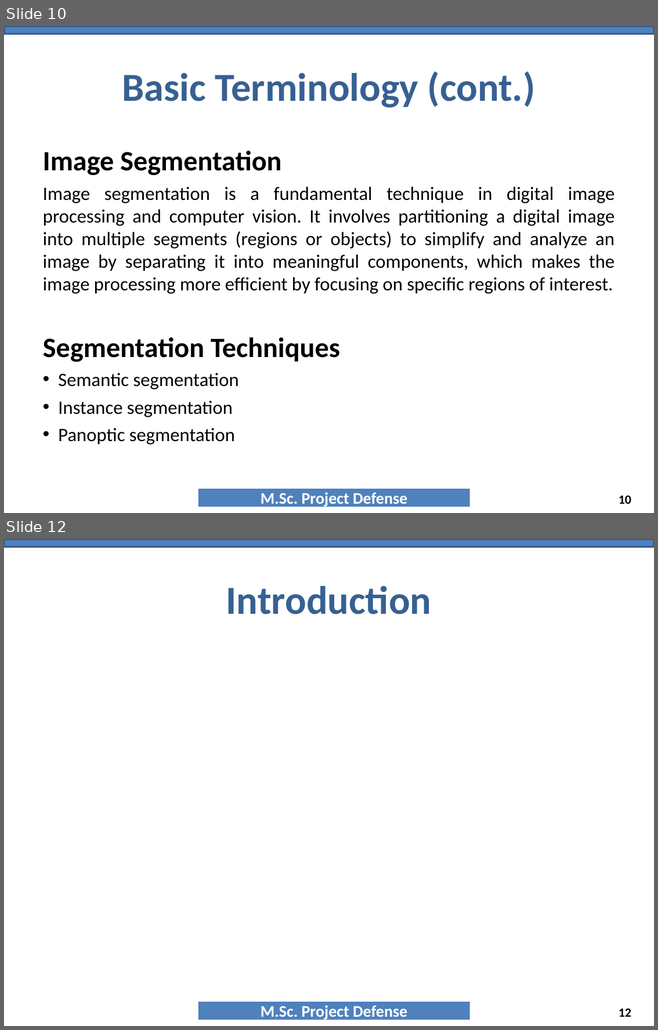
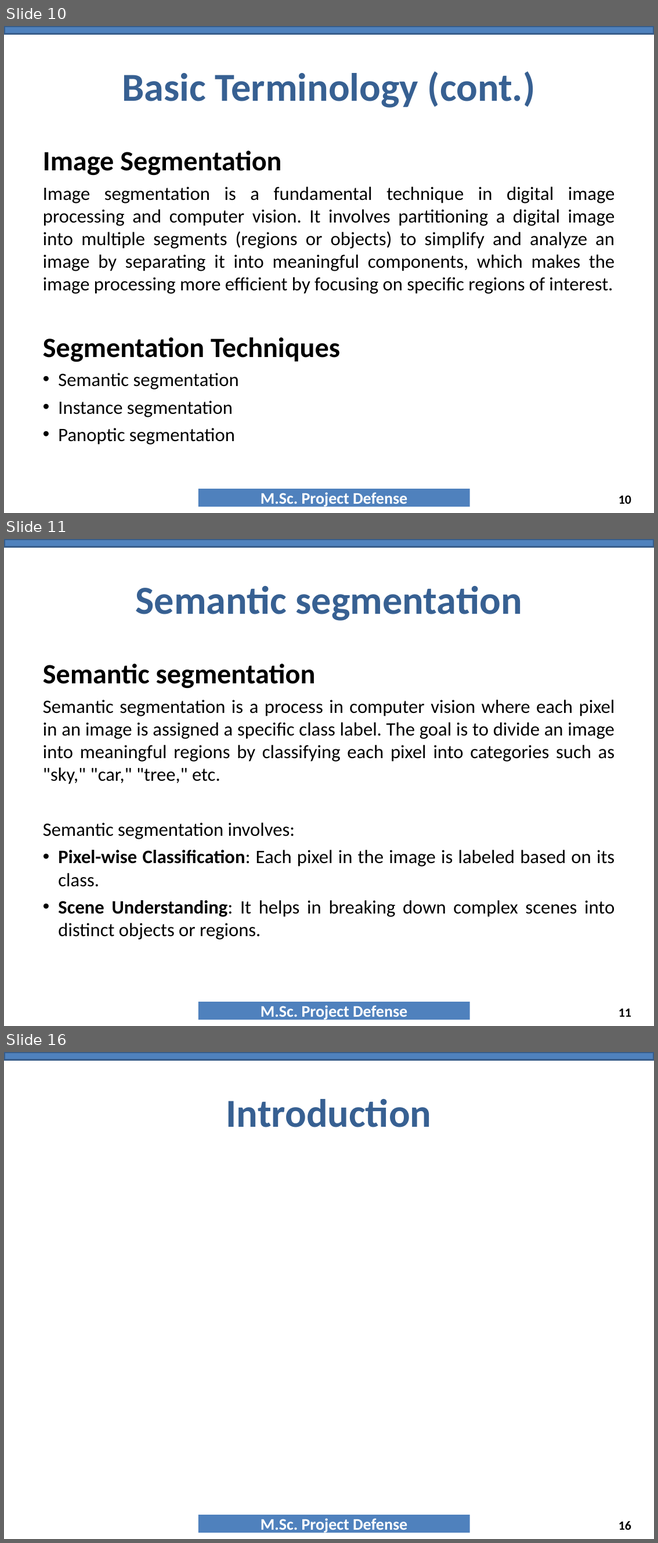
Before and after one commit to NAYANCSE27/msc-project, a slide deck: 9_PresentationTemplate_MscProject_CSE-057443.ppt. Shown one above the other, each under a label of ours: slides 10 and 12 before the commit, slides 10, 11 and 16 after it; the slides between them are not shown. The pictures are 658x1030 and 658x1543 pixels, drawn with LibreOffice and Linux fonts; fonts in the diff are those of the drawing; background and template pictures are left out. Boxes give left, top, right and bottom in pixels: in the first picture for what was removed or moved away, otherwise in the second. Text is boxed around its words. In the diff, an @@ line names an element or a change of style, - is before the commit and + after.

Commit message:
added some files

```diff
--- a/9_PresentationTemplate_MscProject_CSE-057443.ppt
+++ b/9_PresentationTemplate_MscProject_CSE-057443.ppt
@@ slide 11 added at (4, 539, 654, 1026), background #FFFFFF; not listed: 2 template elements that a slide beside it also shows @@
@@ title added at (135, 586, 522, 621), 44 pt, text #376092, bold @@
+Semantic segmentation
@@ text added at (43, 664, 615, 940), 21 pt, text #000000 @@
+Semantic segmentation
+Semantic segmentation is a process in computer vision where each pixel in an image is assigned a specific class label. The goal is to divide an image into meaningful regions by classifying each pixel into categories such as "sky," "car," "tree," etc.
+Semantic segmentation involves:
+• Pixel-wise Classification: Each pixel in the image is labeled based on its class.
+• Scene Understanding: It helps in breaking down complex scenes into distinct objects or regions.
@@ page number added at (618, 1009, 631, 1017), 14 pt, text #000000, bold @@
+11
@@ what was slide 12 is now slide 16 @@
@@ page number at (618, 1521, 631, 1530): text changed @@
-12
+16
```
Also in this commit, not shown: 4 other slides added, 2 slides removed.
